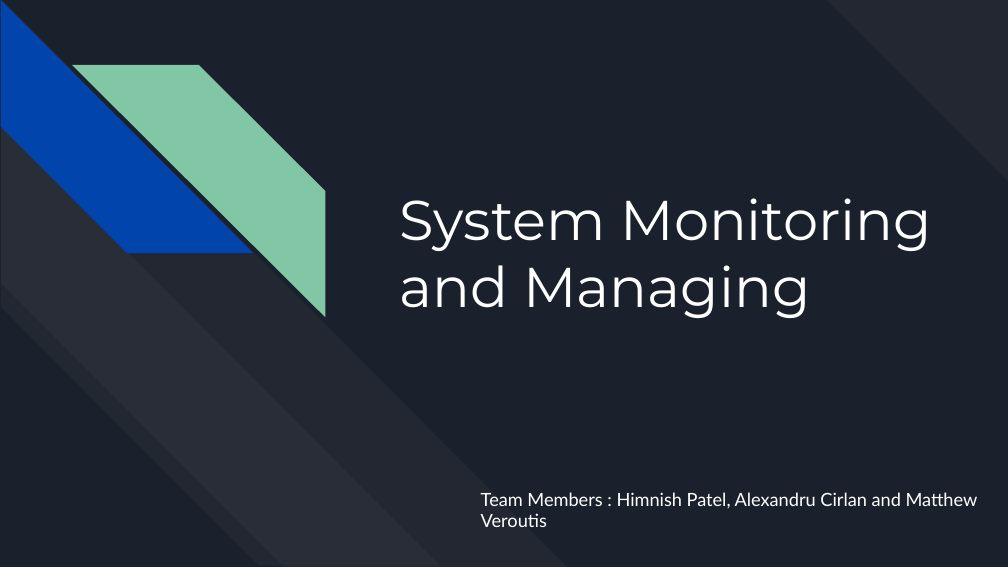
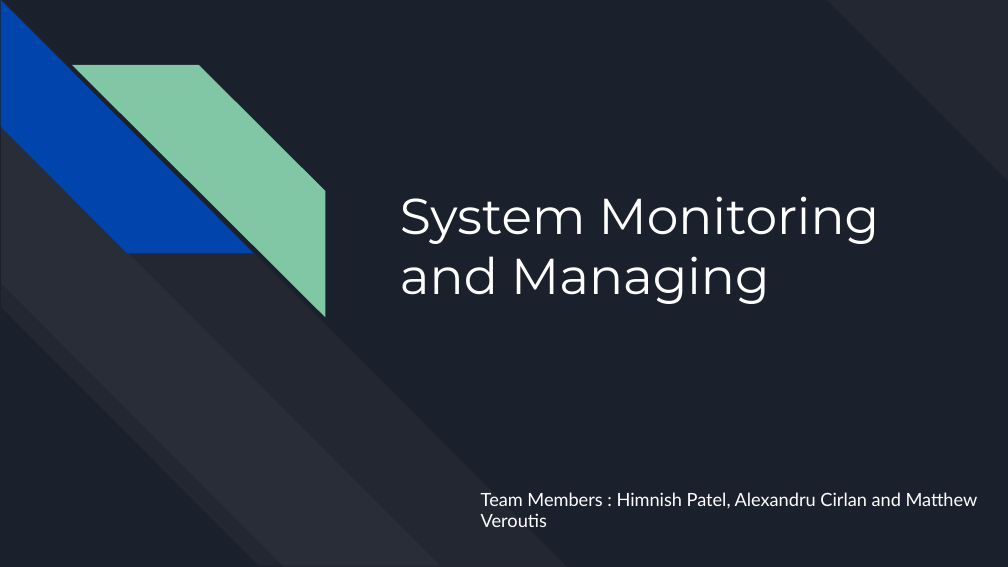
Before and after one commit to 4lex16/UnixProject, a slide deck: slide 1 of System Monitoring and Managing (1).pptx. Drawn at 1008x567 pixels with LibreOffice and Linux fonts; fonts in the diff are those of the drawing. Boxes give left, top, right and bottom in pixels: in the first picture for what was removed or moved away, otherwise in the second. Text is boxed around its words. In the diff, an @@ line names an element or a change of style, - is before the commit and + after.

```diff
--- a/System Monitoring and Managing (1).pptx
+++ b/System Monitoring and Managing (1).pptx
@@ title "System Monitoring and Managing" at box(400, 196, 880, 304): size 40 to 36 pt @@
```
Also in this commit, not shown: 7 other slides changed, 1 slide added, 1 slide removed.
